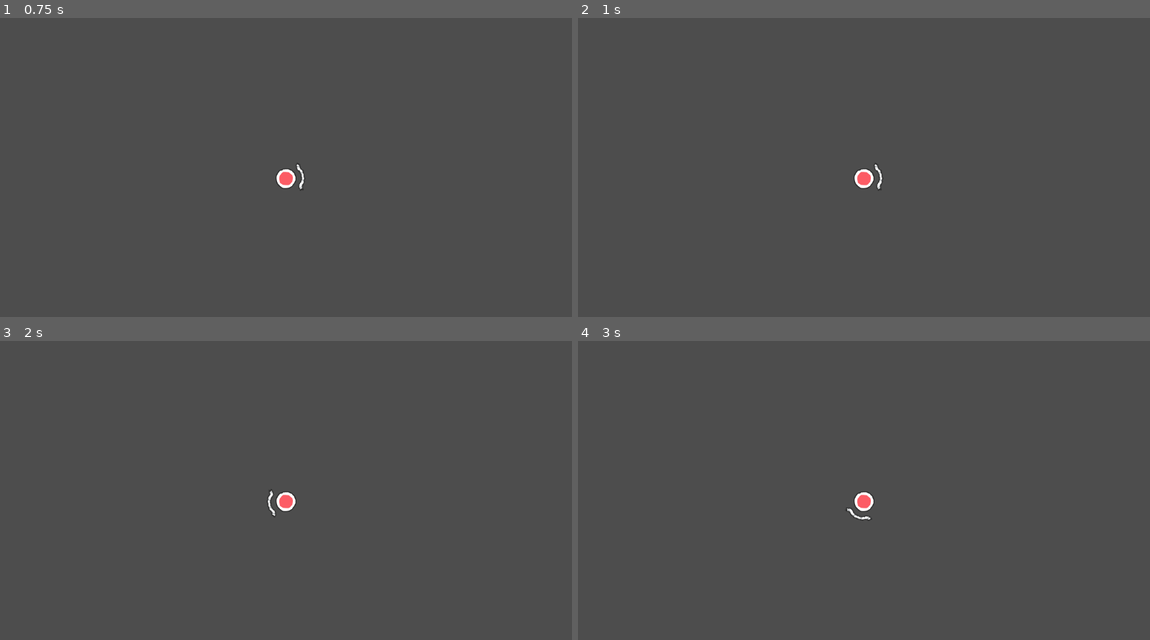
Above: before the commit, frames 1-4 (two rows, left to right).
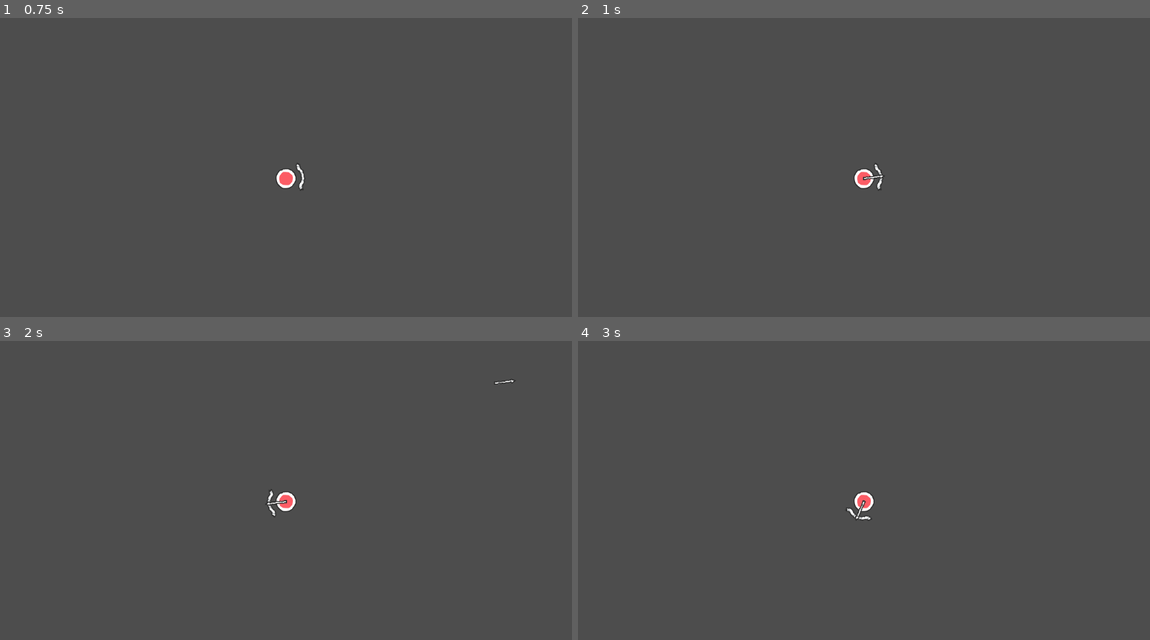
Above: after the commit, the same moments.

Repository: la-game/la-bh
Game: Godot game, scene res://src/game/player/player.tscn
Same seed, same stepped clock (60 frames per second), same inputs: the game is played once before the commit and once after it. This scene is started directly instead of the project's main scene.
Inputs (mouse positions are in pixels of both pictures, inside the frame that each line leads up to):
- Up to frame 1 (0.75 s): tap Enter at 0.5 s; move the mouse to (411, 161) at 0.52 s; hold D (move_right) from 0.53 s (still down)
- Up to frame 2 (1 s): keep holding D (move_right)
- Up to frame 3 (2 s): tap Space at 1.25 s; move the mouse to (171, 517) at 1.27 s; release D (move_right) at 1.28 s; hold S (move_down) from 1.28 s (still down)
- Up to frame 4 (3 s): move the mouse to (921, 430) at 2.02 s; release S (move_down) at 2.03 s; hold D (move_right) 2.03-2.78 s; move the mouse to (835, 565) at 2.77 s; hold W (move_up) from 2.78 s (still down)

Frame 1 is identical in both runs. In frame 2, less than 0.1% of the frame differs, in the area x 49-54%, y 52-55%; in frame 3, less than 0.1%, in the area x 46-91%, y 12-56%; in frame 4, less than 0.1%.

Commit message:
Add logic to damage enemy

Diff:
--- /dev/null
+++ b/src/game/enemies/enemy.gd
@@ -0,0 +1,12 @@
+class_name Enemy
+extends CharacterBody2D
+
+
+## Damage the enemy but this is only calculated on the host.
+## [br][br]
+## This means that the client could see a bullet hitting the enemy and
+## disappearing but not doing damage. Exactly the same must happen in the
+## host for the damage occurs.
+func damage(v: float) -> void:
+	if not is_multiplayer_authority():
+		return
--- a/src/game/weapons/arrow/arrow.gd
+++ b/src/game/weapons/arrow/arrow.gd
@@ -1 +1,31 @@
 extends Weapon
+
+
+@export var damage: float = 1
+
+var hits_left: int = 1
+
+
+func _physics_process(delta: float) -> void:
+	position += transform.x * 500 * delta
+
+
+func _on_body_entered(body: Node2D) -> void:
+	# In case hit two or more enemies at same time.
+	if hits_left <= 0:
+		return
+
+	# Better safe than sorry.
+	if not body is Enemy:
+		return
+
+	var enemy: Enemy = body as Enemy
+	enemy.damage(damage)
+	hits_left -= 1
+
+	if hits_left <= 0:
+		return queue_free()
+
+
+func _on_timer_timeout() -> void:
+	queue_free()
--- a/src/game/weapons/arrow/arrow.tscn
+++ b/src/game/weapons/arrow/arrow.tscn
@@ -1,6 +1,29 @@
-[gd_scene load_steps=2 format=3 uid="uid://cn0kdl3euwvdy"]
+[gd_scene load_steps=4 format=3 uid="uid://cn0kdl3euwvdy"]
 
 [ext_resource type="Script" path="res://src/game/weapons/arrow/arrow.gd" id="1_q5nec"]
+[ext_resource type="Texture2D" uid="uid://78uxo3ido0hv" path="res://assets/arrow.tres" id="2_iqkto"]
+
+[sub_resource type="RectangleShape2D" id="RectangleShape2D_nocs6"]
+size = Vector2(40, 10)
 
 [node name="Arrow" type="Area2D"]
+top_level = true
+collision_layer = 8
+collision_mask = 4
 script = ExtResource("1_q5nec")
+
+[node name="Sprite2D" type="Sprite2D" parent="."]
+position = Vector2(20, 0)
+rotation = 1.57079
+texture = ExtResource("2_iqkto")
+
+[node name="CollisionShape2D" type="CollisionShape2D" parent="."]
+position = Vector2(20, 0)
+shape = SubResource("RectangleShape2D_nocs6")
+
+[node name="Timer" type="Timer" parent="."]
+wait_time = 3.0
+autostart = true
+
+[connection signal="body_entered" from="." to="." method="_on_body_entered"]
+[connection signal="timeout" from="Timer" to="." method="_on_timer_timeout"]
--- a/src/game/weapons/bow/bow.gd
+++ b/src/game/weapons/bow/bow.gd
@@ -1,4 +1,7 @@
 extends Weapon
+
+
+const ARROW_SCENE = preload("res://src/game/weapons/arrow/arrow.tscn")
 
 
 func _physics_process(_delta: float) -> void:
@@ -7,4 +10,8 @@
 
 
 func _on_timer_timeout() -> void:
-	pass # Replace with function body.
+	var arrow = ARROW_SCENE.instantiate()
+	arrow.global_rotation = global_rotation
+	arrow.global_position = global_position
+	arrow.player = player
+	add_child(arrow)
--- a/src/game/weapons/bow/bow.tscn
+++ b/src/game/weapons/bow/bow.tscn
@@ -7,6 +7,8 @@
 size = Vector2(20, 60)
 
 [node name="Bow" type="Area2D"]
+collision_layer = 0
+collision_mask = 0
 script = ExtResource("1_cvuk1")
 
 [node name="Sprite2D" type="Sprite2D" parent="."]
